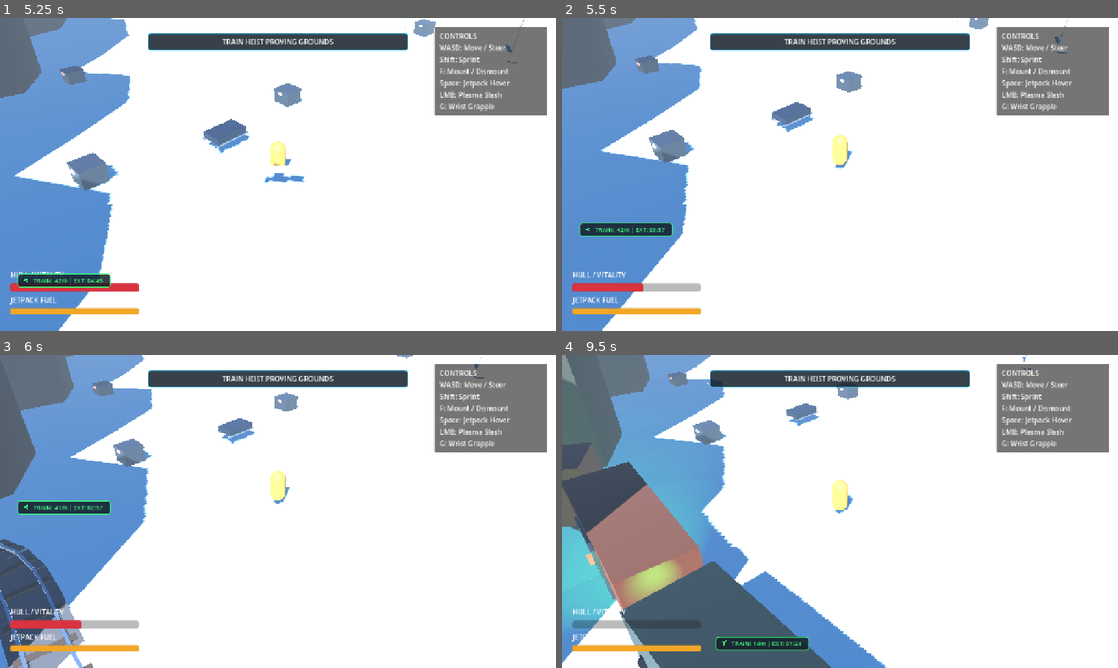
Above: before the commit, frames 1-4 (two rows, left to right).
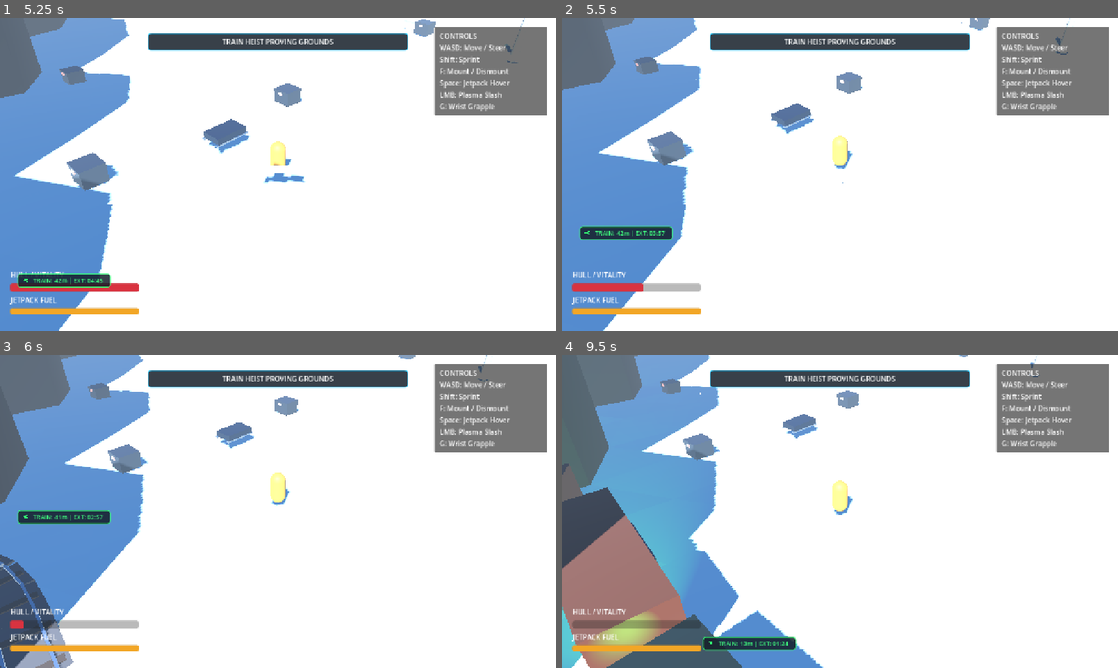
Above: after the commit, the same moments.

Repository: mcintalmo/drift
Game: Godot game, scene res://scenes/world/ActiveTrainHeistSector.tscn
Two runs of this game, one before a commit and one after it. Both use one fixed random seed, a clock stepped at 60 frames per second and the inputs below. This scene is started directly instead of the project's main scene.
Inputs (mouse positions are in pixels of both pictures, inside the frame that each line leads up to):
- Up to frame 1 (5.25 s): tap Enter (ui_accept) at 0.5, 0.77, 1.25, 2, 2.75, 3.5, 3.77, 4.25 s; move the mouse to (400, 158) at 0.52 s; hold E (pilot_lean_right) 0.53-1.25 s; hold Shift (sprint) 0.53-1.25 s; click (400, 158) at 0.67 s; drag from (166, 190) to (250, 237) at 1.27 s; move the mouse to (333, 105) at 2.02 s; hold E (pilot_lean_right) 2.03-2.75 s; hold F (pilot_mount_dismount) 2.03-2.75 s; tap Shift (sprint) at 2.3 s; drag from (250, 237) to (111, 127) at 2.77 s; move the mouse to (444, 221) at 3.52 s; hold Q (pilot_lean_left) 3.53-4.25 s; hold Shift (sprint) 3.53-4.25 s; drag from (111, 127) to (194, 96) at 4.27 s; move the mouse to (305, 174) at 5.02 s; hold S (brake_reverse) from 5.03 s (still down); hold Shift (sprint) from 5.03 s (still down); click (305, 174) at 5.17 s
- Up to frame 2 (5.5 s): keep holding S (brake_reverse); keep holding Shift (sprint)
- Up to frame 3 (6 s): release S (brake_reverse) at 5.75 s; release Shift (sprint) at 5.75 s; drag from (194, 433) to (166, 527) at 5.77 s
- Up to frame 4 (9.5 s): move the mouse to (962, 495) at 6.52 s; hold W (accelerate) 6.53-7.25 s; hold F (pilot_mount_dismount) 6.53-7.25 s; tap Enter (ui_accept) at 6.77 s; tap Shift (sprint) at 6.8 s; drag from (728, 527) to (812, 574) at 7.27 s; move the mouse to (895, 442) at 8.02 s; hold S (brake_reverse) 8.03-8.75 s; hold Shift (sprint) 8.03-8.75 s; drag from (812, 574) to (673, 464) at 8.77 s

Frame 1 is identical in both runs. In frame 2, 1.8% of the frame differs, in the area x 0-92%, y 0-100%; in frame 3, 6.1%; in frame 4, 21%, in the area x 0-86%, y 0-100%.

Commit message:
Fix double-velocity addition on train roof by managing local frame velocity and smooth landing

Diff:
--- a/scripts/components/pilot_grapple_component.gd
+++ b/scripts/components/pilot_grapple_component.gd
@@ -212,8 +212,8 @@
 
 		release_grapple()
 		if is_roof_boarding:
-			# Upward landing hop onto moving train roof
-			return host_velocity + Vector3(0, 3.4, 0)
+			# Land softly on the moving roof (local velocity zero, ready for delta carry)
+			return Vector3(0, -1.0, 0)
 		elif is_sled_target:
 			# Match sled velocity upon landing next to chassis
 			return host_velocity + Vector3(0, 1.0, 0)
--- a/scripts/state_machine/pilot_states/pilot_walking_state.gd
+++ b/scripts/state_machine/pilot_states/pilot_walking_state.gd
@@ -6,17 +6,34 @@
 @export var grapple: PilotGrappleComponent
 @export var weapon_socket: WeaponSocketComponent
 
+var _prev_riding_car: TrainCar = null
+
 func physics_update(delta: float) -> void:
 	if not pilot:
 		return
 
 	var riding_car: TrainCar = _get_riding_train_car()
+
+	# State transition: Just landed on moving train roof from the air/grapple
+	if riding_car and not _prev_riding_car:
+		# Reset horizontal velocity to local frame (standing still on roof)
+		pilot.velocity.x = 0.0
+		pilot.velocity.z = 0.0
+		pilot.velocity.y = -2.0
+
+	# State transition: Just stepped or fell off the train roof into the open air
+	if not riding_car and _prev_riding_car and delta > 0.0:
+		# Transfer full train forward velocity into the air
+		pilot.velocity += (_prev_riding_car.delta_displacement / delta)
+
+	_prev_riding_car = riding_car
 
 	# Check jetpack / jump trigger
 	if Input.is_action_pressed(&"pilot_jump_jetpack") and jetpack and jetpack.has_fuel():
 		if riding_car and delta > 0.0:
 			# Impart full train platform momentum when launching off the moving roof
 			pilot.velocity += (riding_car.delta_displacement / delta)
+			_prev_riding_car = null
 		transition_requested.emit(&"JetpackState")
 		return
 
@@ -48,7 +65,7 @@
 		com_offset = backpack.get_com_offset_2d()
 
 	# 1. Base movement speed scaling
-	var base_walk_speed: float = 6.0
+	var base_walk_speed: float = 5.5
 	if backpack_mass > 30.0:
 		var extra_mass: float = backpack_mass - 30.0
 		base_walk_speed = maxf(2.2, base_walk_speed - (extra_mass * 0.045))
@@ -56,7 +73,7 @@
 	var move_speed: float = base_walk_speed
 	# Sprint allowed only if not overburdened (< 65kg backpack)
 	if Input.is_action_pressed(&"sprint") and backpack_mass < 65.0:
-		move_speed = base_walk_speed * 1.6
+		move_speed = base_walk_speed * 1.5
 
 	var input_dir: Vector2 = Input.get_vector(&"steer_left", &"steer_right", &"brake_reverse", &"accelerate")
 	var actual_move_vec: Vector3 = Vector3.ZERO
@@ -96,8 +113,8 @@
 			pilot.velocity.z = move_toward(pilot.velocity.z, target_vz, 25.0 * delta)
 		else:
 			# Standing still relative to roof
-			pilot.velocity.x = move_toward(pilot.velocity.x, 0.0, 30.0 * delta)
-			pilot.velocity.z = move_toward(pilot.velocity.z, 0.0, 30.0 * delta)
+			pilot.velocity.x = move_toward(pilot.velocity.x, 0.0, 35.0 * delta)
+			pilot.velocity.z = move_toward(pilot.velocity.z, 0.0, 35.0 * delta)
 
 		pilot.velocity.y = -3.5 # Downward floor snap
 		if jetpack:
@@ -148,7 +165,7 @@
 	if pilot.is_on_floor():
 		for i: int in range(pilot.get_slide_collision_count()):
 			var col: KinematicCollision3D = pilot.get_slide_collision(i)
-			if col.get_normal().y > 0.3:
+			if col.get_normal().y > 0.4:
 				var collider: Object = col.get_collider()
 				var car: TrainCar = _find_train_car(collider)
 				if car:
@@ -174,8 +191,8 @@
 		if node is TrainCar and node.visible:
 			var car: TrainCar = node as TrainCar
 			var local_pos: Vector3 = car.global_transform.affine_inverse() * pilot.global_position
-			# Boxcar bounds: X in [-1.8, 1.8], Z in [-4.8, 4.8], Y in [0.0, 4.8]
-			if absf(local_pos.x) <= 1.8 and absf(local_pos.z) <= 4.8 and local_pos.y >= 0.0 and local_pos.y <= 4.8:
+			# Boxcar bounds: X in [-1.8, 1.8], Z in [-4.5, 4.5], Y in [1.8, 4.6] (roof standing)
+			if absf(local_pos.x) <= 1.8 and absf(local_pos.z) <= 4.5 and local_pos.y >= 1.8 and local_pos.y <= 4.6:
 				return car
 
 	return null
--- a/test/integration/test_active_train_heist_sim.gd
+++ b/test/integration/test_active_train_heist_sim.gd
@@ -106,8 +106,8 @@
 
 		# Pilot approaches roof anchor
 		var board_impulse: Vector3 = pilot_grapple.process_grapple(0.016, roof_anchor.get_global_anchor_position() + Vector3(0, 1.0, 1.0))
-		boarded_roof = (not pilot_grapple.is_grappling) and (board_impulse.y > 0.0)
-		print("  [OK] Wrist Grapple Roof Arrival: Boarding impulse: %s, Grapple released: %s" % [
+		boarded_roof = (not pilot_grapple.is_grappling)
+		print("  [OK] Wrist Grapple Roof Arrival: Landing impulse: %s, Grapple released: %s" % [
 			str(board_impulse), str(not pilot_grapple.is_grappling)
 		])
 
--- a/test/unit/test_pilot_locomotion.gd
+++ b/test/unit/test_pilot_locomotion.gd
@@ -164,15 +164,15 @@
 	var landing_impulse: Vector3 = grapple.process_grapple(0.016, Vector3(0.0, 3.0, 9.0))
 	var is_still_grappling: bool = grapple.is_grappling
 
-	# Grapple should release and grant upward boarding boost (+Y)
-	var passed: bool = (not is_still_grappling) and (landing_impulse.y > 2.0)
+	# Grapple should release and grant gentle settling landing
+	var passed: bool = (not is_still_grappling) and is_equal_approx(landing_impulse.y, -1.0)
 
 	grapple.free()
 	anchor.free()
 	return {
 		"name": "test_pilot_grapple_roof_boarding_boost",
 		"passed": passed,
-		"message": "Boarding boost upon roof arrival: %s, released=%s (passed: %s)" % [
+		"message": "Landing vector upon roof arrival: %s, released=%s (passed: %s)" % [
 			str(landing_impulse), str(not is_still_grappling), str(passed)
 		]
 	}
